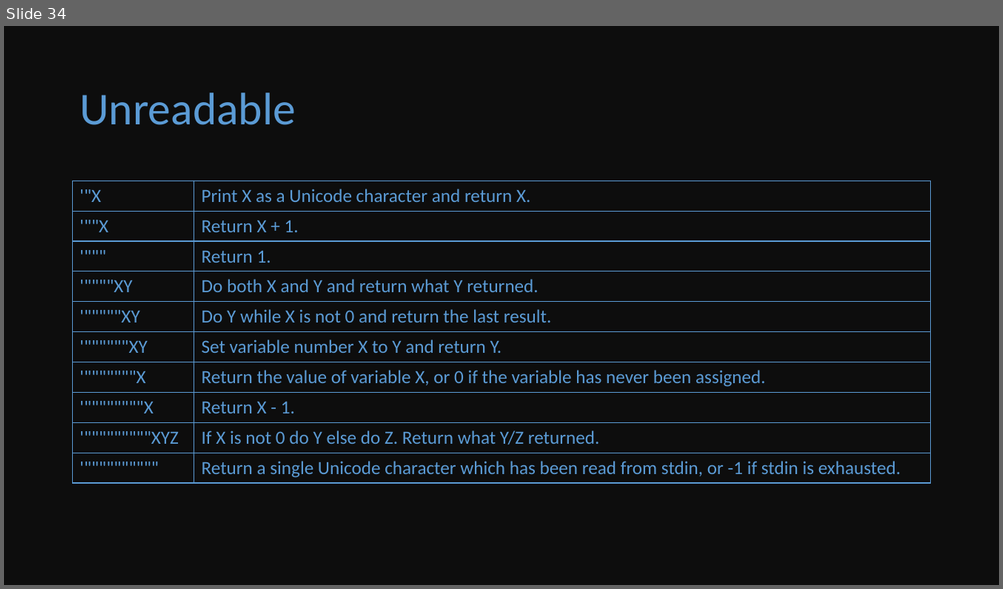
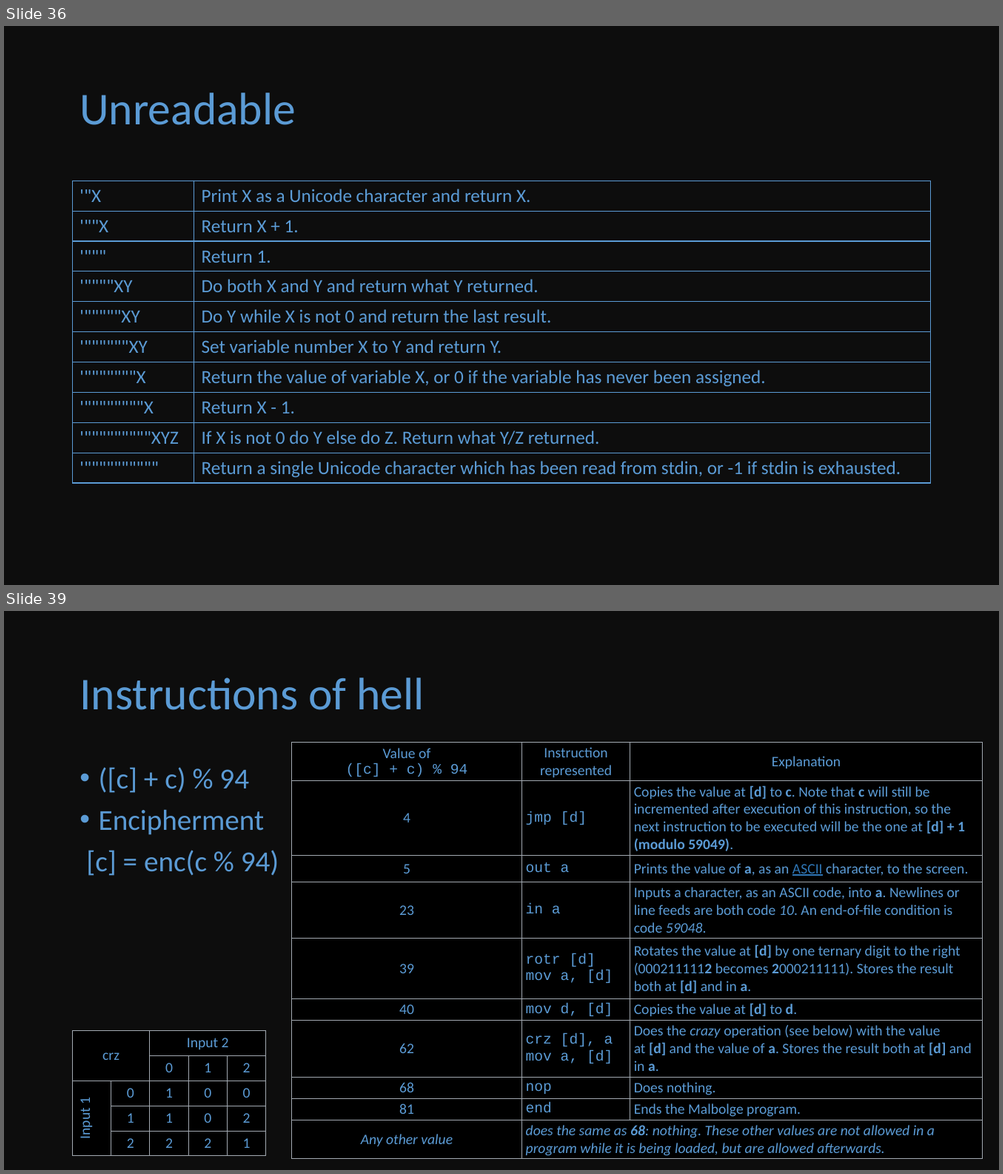
Before and after one commit to droppedcode/knowledge-bits, a slide deck: esolang/esolang.pptx. Shown one above the other, each under a label of ours: slide 34 before the commit, slides 36 and 39 after it; the slides between them are not shown. The pictures are 1003x589 and 1003x1174 pixels, drawn with LibreOffice and Linux fonts; fonts in the diff are those of the drawing. Boxes give left, top, right and bottom in pixels: in the first picture for what was removed or moved away, otherwise in the second. Text is boxed around its words. In the diff, an @@ line names an element or a change of style, - is before the commit and + after.

```diff
--- a/esolang/esolang.pptx
+++ b/esolang/esolang.pptx
@@ slide 39 added at bbox=[4, 611, 999, 1170], background #0D0D0D @@
@@ title added at bbox=[79, 678, 424, 710], 44 pt, text #5B9BD5 @@
+Instructions of hell
@@ table added at bbox=[292, 742, 982, 1159], 10 rows, 3 columns @@
+Value of ([c] + c) % 94 | Instruction represented | Explanation
+4 | jmp [d] | Copies the value at [d] to c. Note that c will still be incremented after execution of this instruction, so the next instruction to be executed will be the one at [d] + 1 (modulo 59049).
+5 | out a | Prints the value of a, as an ASCII character, to the screen.
+23 | in a | Inputs a character, as an ASCII code, into a. Newlines or line feeds are both code 10. An end-of-file condition is code 59048.
+39 | rotr [d] mov a, [d] | Rotates the value at [d] by one ternary digit to the right (0002111112 becomes 2000211111). Stores the result both at [d] and in a.
+40 | mov d, [d] | Copies the value at [d] to d.
+62 | crz [d], a mov a, [d] | Does the crazy operation (see below) with the value at [d] and the value of a. Stores the result both at [d] and in a.
+68 | nop | Does nothing.
+81 | end | Ends the Malbolge program.
+Any other value | does the same as 68: nothing. These other values are not allowed in a program while it is being loaded, but are allowed afterwards. | 
@@ text added at bbox=[86, 767, 279, 876], 28 pt, text #5B9BD5 @@
+• ([c] + c) % 94
+• Encipherment
+[c] = enc(c % 94)
@@ table added at bbox=[73, 1031, 267, 1156], 5 rows, 5 columns @@
+crz |  | Input 2 |  | 
+ |  | 0 | 1 | 2
+Input 1 | 0 | 1 | 0 | 0
+ | 1 | 1 | 0 | 2
+ | 2 | 2 | 2 | 1
@@ what was slide 34 is now slide 36 @@
```
Also in this commit, not shown: 3 slides changed, 5 other slides added, 1 slide removed.
